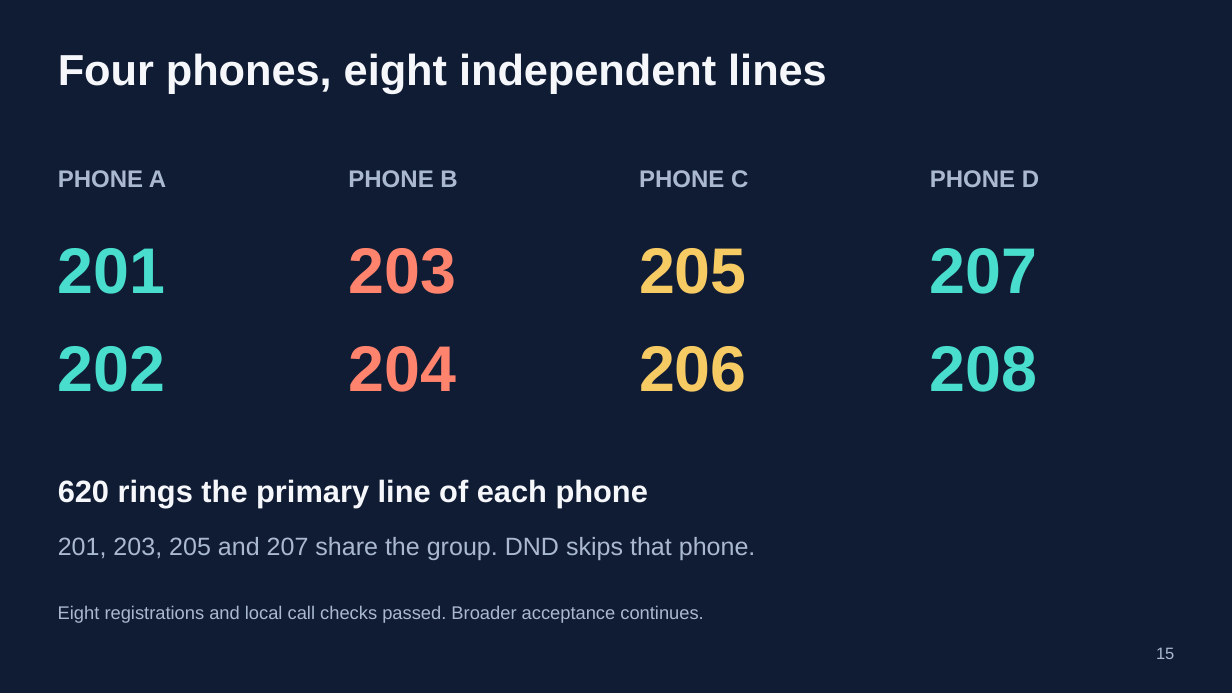
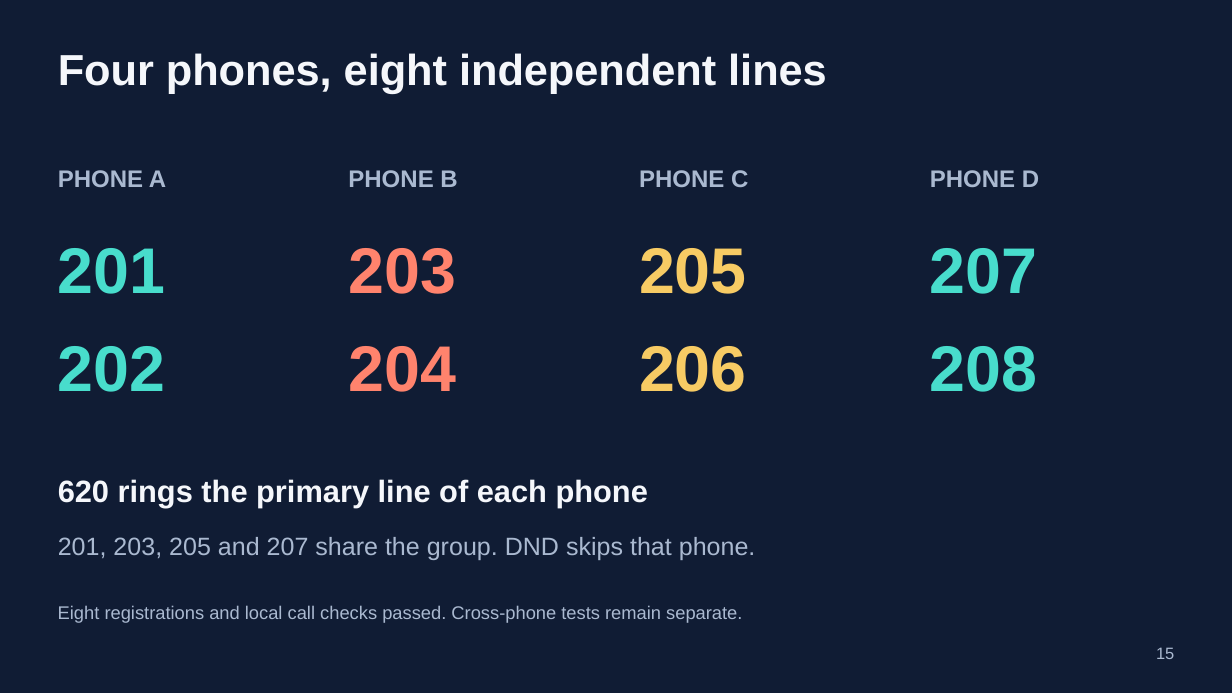
Before and after one commit to 4alvit/cisco-home-telephony, a slide deck: slide 15 of docs/slides/cisco-home-telephony.pptx. Drawn at 1232x693 pixels with LibreOffice and Linux fonts; fonts in the diff are those of the drawing. Boxes give left, top, right and bottom in pixels: in the first picture for what was removed or moved away, otherwise in the second. Text is boxed around its words. In the diff, an @@ line names an element or a change of style, - is before the commit and + after.

```diff
--- a/docs/slides/cisco-home-telephony.pptx
+++ b/docs/slides/cisco-home-telephony.pptx
@@ text at <box>58,605,742,623</box>: text changed @@
-Eight registrations and local call checks passed. Broader acceptance continues.
+Eight registrations and local call checks passed. Cross-phone tests remain separate.
```
Also in this commit, not shown: 5 other slides changed, 28 other files.
